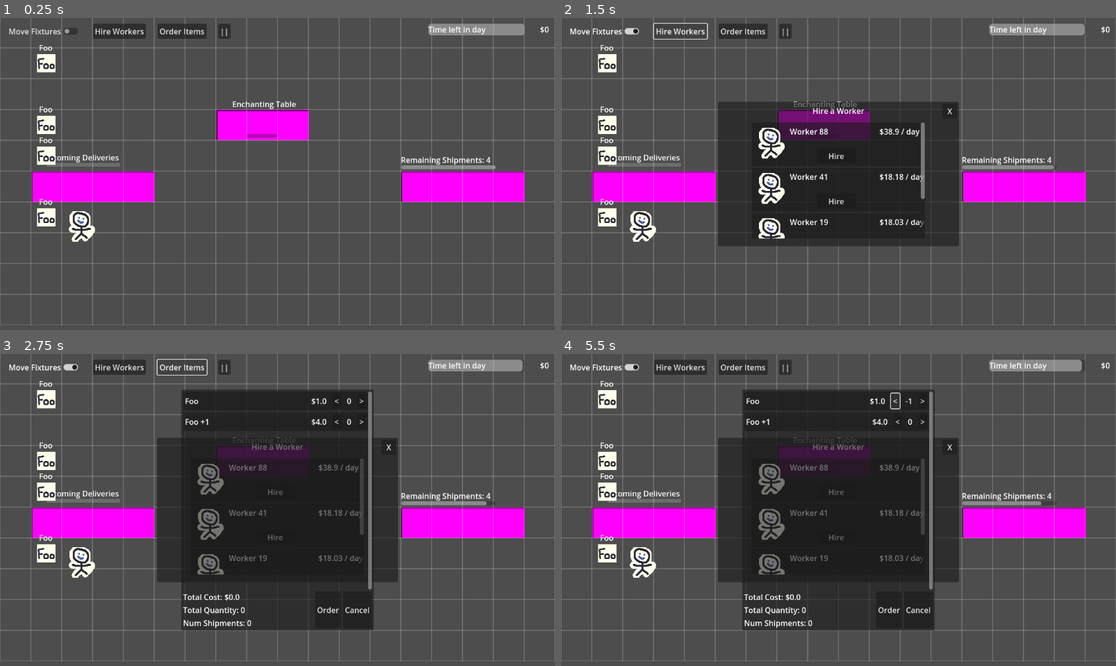
Above: before the commit, frames 1-4 (two rows, left to right).
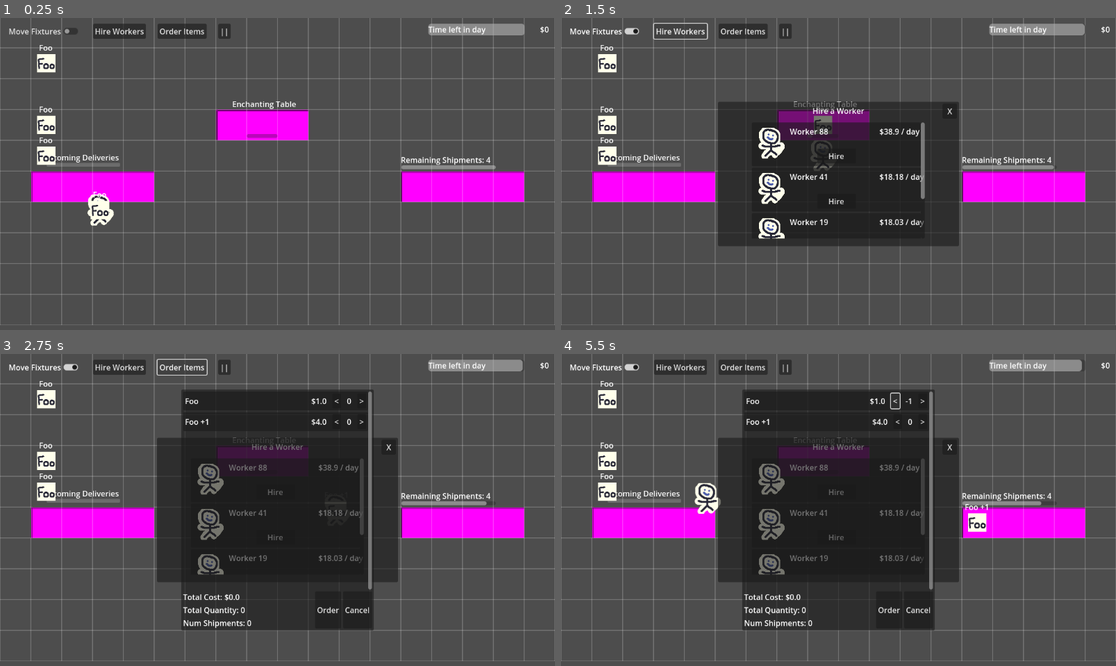
Above: after the commit, the same moments.

Repository: wpuerner/fantasy_factory
Game: Godot game, scene res://scenes/main.tscn
Same seed, same stepped clock (60 frames per second), same inputs: the game is played once before the commit and once after it.
Inputs:
- Up to frame 1 (0.25 s): no input
- Up to frame 2 (1.5 s): click "Move Fixtures" at 0.5 s; click "Hire Workers" at 1.25 s
- Up to frame 3 (2.75 s): click "Order Items" at 2 s
- Up to frame 4 (5.5 s): click "||" at 2.75 s; click ">" at 3.5 s; click "Hire" at 4.25 s; click "<" at 5 s

The runs differ from the first frame. In frame 1, 0.9% of the frame differs, in the area x 6-21%, y 55-72%; in frame 2, 0.9%; in frame 3, 0.6%; in frame 4, 1.2%, in the area x 6-77%, y 41-72%.

Commit message:
Add navigation around enchantment table

Diff:
--- a/project.godot
+++ b/project.godot
@@ -23,6 +23,7 @@
 
 subnode="Nodes that are under a parent"
 day_aware="Nodes with a start_day method that is called at the start of each day"
+navigation_polygon_source_geometry_group="Used in navigation agent baking"
 
 [input]
 
--- a/scenes/behaviors/task/work/work_task_behavior.tscn
+++ b/scenes/behaviors/task/work/work_task_behavior.tscn
@@ -4,4 +4,3 @@
 
 [node name="WorkTaskBehavior" type="Node"]
 script = ExtResource("1_bsqtx")
-type = 1
--- a/scenes/enchanting_table/enchanting_table.tscn
+++ b/scenes/enchanting_table/enchanting_table.tscn
@@ -10,9 +10,9 @@
 [sub_resource type="RectangleShape2D" id="RectangleShape2D_a2p28"]
 size = Vector2(192, 64)
 
-[node name="EnchantingTable" type="StaticBody2D" node_paths=PackedStringArray("progress_bar", "ticket")]
+[node name="EnchantingTable" type="StaticBody2D" node_paths=PackedStringArray("progress_bar", "ticket") groups=["navigation_polygon_source_geometry_group"]]
 collision_layer = 16
-collision_mask = 0
+collision_mask = 16
 script = ExtResource("1_s726y")
 progress_bar = NodePath("ProgressBar")
 ticket = NodePath("Ticket")
--- a/scenes/main.gd
+++ b/scenes/main.gd
@@ -34,8 +34,11 @@
 
 	grid_resource.maybe_add_node($EnchantingTable)
 
+	$NavigationRegion2D.bake_navigation_polygon(true)
+
 	day_time_progress_bar.max_value = day_timer.wait_time
 	_start_day()
+
 
 func _physics_process(_delta):
 	day_time_progress_bar.value = day_timer.time_left
--- a/scenes/main.tscn
+++ b/scenes/main.tscn
@@ -17,8 +17,12 @@
 [ext_resource type="PackedScene" uid="uid://bjl4fm1n66juw" path="res://scenes/world/camera/game_camera.tscn" id="15_jkv2x"]
 
 [sub_resource type="NavigationPolygon" id="NavigationPolygon_tipki"]
+vertices = PackedVector2Array(672, 279, 672, 167, 2681, 25.78125, 2681, 1763, 12.953125, 1.21875, 432, 167, 10.0390625, 1763, 432, 279)
+polygons = Array[PackedInt32Array]([PackedInt32Array(0, 1, 2, 3), PackedInt32Array(4, 2, 1, 5), PackedInt32Array(6, 4, 5, 7), PackedInt32Array(3, 6, 7, 0)])
 outlines = Array[PackedVector2Array]([PackedVector2Array(-11, -23, 2705, 2, 2705, 1787, -14, 1787)])
 parsed_collision_mask = 4294901776
+source_geometry_mode = 1
+agent_radius = 24.0
 
 [node name="Main" type="Node2D" node_paths=PackedStringArray("day_timer", "money_label", "new_worker_window", "order_items_window", "day_time_progress_bar", "end_of_day_window", "bankrupt_label")]
 script = ExtResource("1_tbgi4")
@@ -136,7 +140,7 @@
 
 [node name="WorldOverlayTileMapLayer" parent="." instance=ExtResource("7_85g3d")]
 
-[node name="NavigationRegion2D" type="NavigationRegion2D" parent="."]
+[node name="NavigationRegion2D" type="NavigationRegion2D" parent="." groups=["navigation_polygon_source_geometry_group"]]
 navigation_polygon = SubResource("NavigationPolygon_tipki")
 
 [node name="Worker" parent="." instance=ExtResource("8_tipki")]
